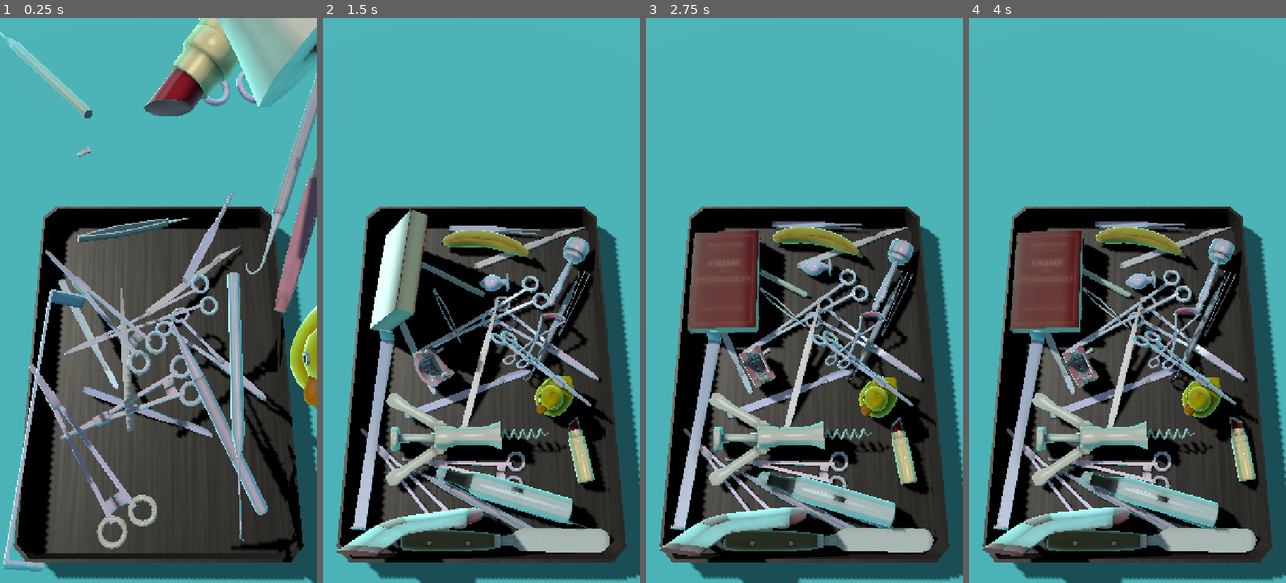
Above: before the commit, frames 1-4 (left to right).
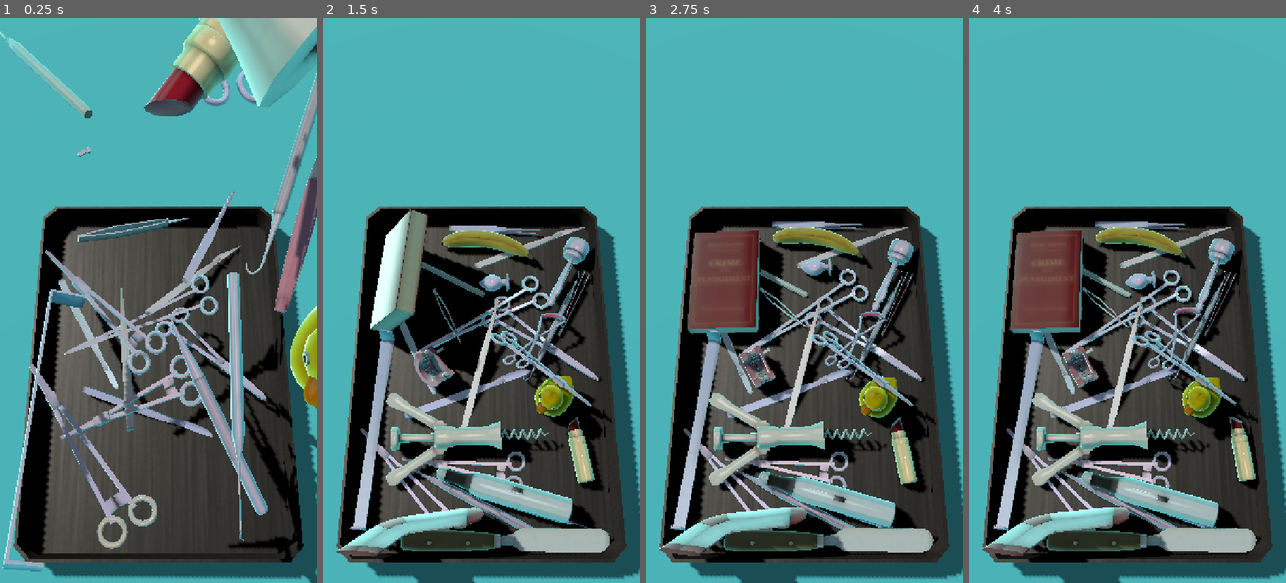
Above: after the commit, the same moments.

Repository: optimisticlucio/untitled-game-jam-game
Game: Godot game, scene res://dev/shader_lab/lab.tscn
Two runs of this game, one before a commit and one after it. Both use one fixed random seed, a clock stepped at 60 frames per second and the inputs below. This scene is started directly instead of the project's main scene.
Inputs (mouse positions are in pixels of both pictures, inside the frame that each line leads up to):
- Up to frame 1 (0.25 s): no input
- Up to frame 2 (1.5 s): tap Enter at 0.5 s; move the mouse to (551, 272) at 0.52 s; click (551, 272) at 0.67 s; drag from (418, 328) to (465, 413) at 1.27 s
- Up to frame 3 (2.75 s): move the mouse to (836, 176) at 2.02 s; click (836, 176) at 2.17 s
- Up to frame 4 (4 s): drag from (1111, 413) to (1032, 215) at 2.77 s; move the mouse to (1222, 385) at 3.52 s; click (1222, 385) at 3.67 s

The runs differ from the first frame. In frame 1, 3.2% of the frame differs, in the area x 13-100%, y 0-100%; in frame 2, 3.5%; in frame 3, 4.1%, in the area x 8-100%, y 36-100%; in frame 4, 4.1%.

Commit message:
Sun: no shadow acne (fine diagonal lines on the cloth and tools)
The low sun's shadow bias was too small: shadow acne drew a fine hatch over
everything lit. Bias 0.03 / normal bias 2.0 clears it and the shadows stay
under the tools. The shader lab matches.

Co-Authored-By: Claude Opus 5.5 <noreply@anthropic.com>

Diff:
--- a/dev/shader_lab/lab.gd
+++ b/dev/shader_lab/lab.gd
@@ -121,8 +121,8 @@
 	sun.shadow_enabled = true
 	sun.directional_shadow_mode = DirectionalLight3D.SHADOW_ORTHOGONAL
 	sun.directional_shadow_max_distance = 1.5
-	sun.shadow_bias = 0.01
-	sun.shadow_normal_bias = 1.0
+	sun.shadow_bias = 0.03
+	sun.shadow_normal_bias = 2.0
 	add_child(sun)
 
 	var ground := MeshInstance3D.new()
--- a/levels/level.tscn
+++ b/levels/level.tscn
@@ -74,8 +74,8 @@
 transform = Transform3D(-0.502136, 0.49469, -0.709325, 0, 0.820229, 0.572036, 0.864789, 0.28724, -0.411866, 0, 1, 0)
 light_color = Color(1, 0.97, 0.9, 1)
 shadow_enabled = true
-shadow_bias = 0.01
-shadow_normal_bias = 1.0
+shadow_bias = 0.03
+shadow_normal_bias = 2.0
 shadow_blur = 2.8
 directional_shadow_mode = 0
 directional_shadow_max_distance = 1.5
